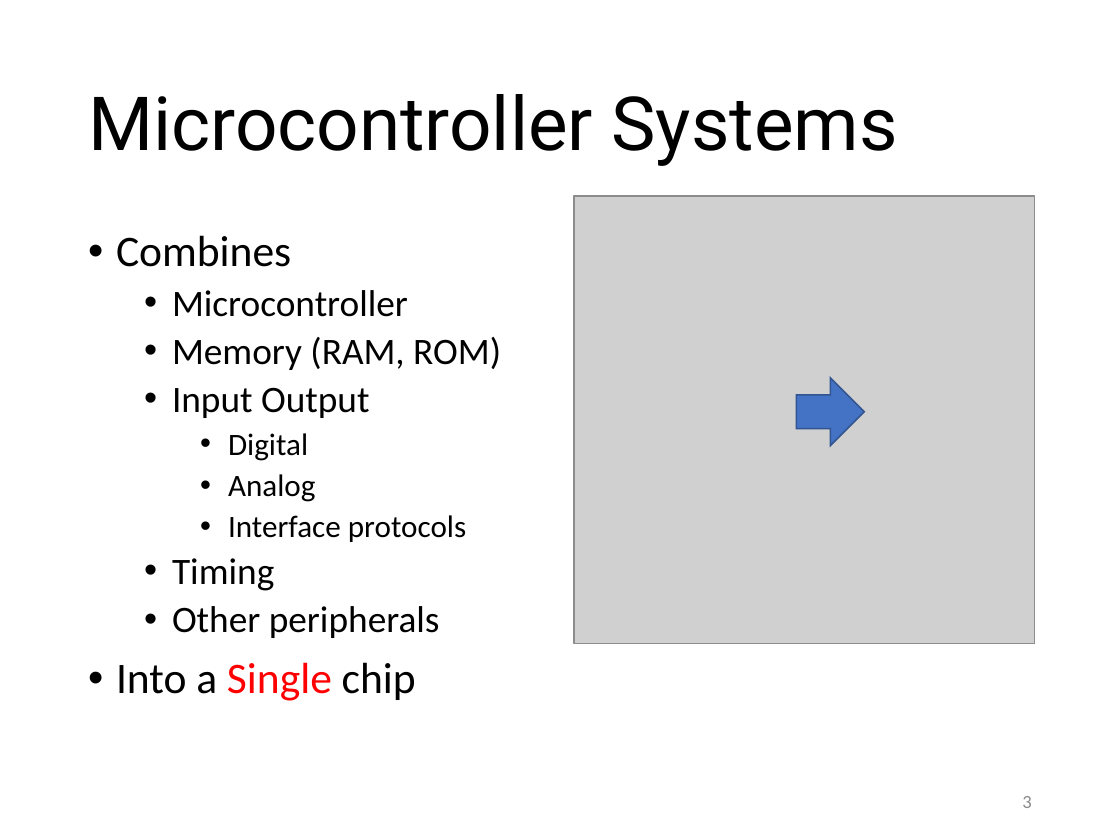
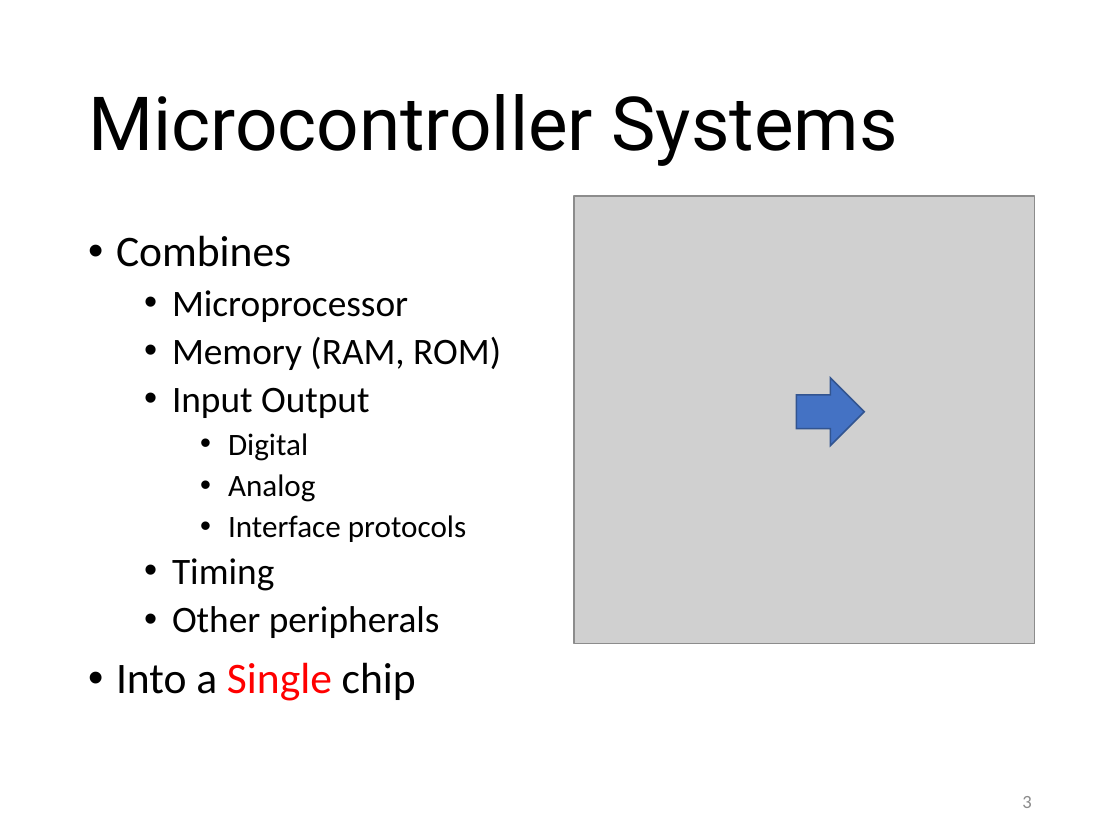
Before and after one commit to RDorville/digfab, a slide deck: slide 3 of presentations/ep1000_embedded1/ep1000_embedded1.pptx. Drawn at 1120x840 pixels with LibreOffice and Linux fonts; fonts in the diff are those of the drawing; grey boxes stand for pictures; background and template pictures are left out. Boxes give left, top, right and bottom in pixels: in the first picture for what was removed or moved away, otherwise in the second. Text is boxed around its words. In the diff, an @@ line names an element or a change of style, - is before the commit and + after.

```diff
--- a/presentations/ep1000_embedded1/ep1000_embedded1.pptx
+++ b/presentations/ep1000_embedded1/ep1000_embedded1.pptx
@@ text at (172, 290, 408, 322): text changed @@
-  • Microcontroller
+  • Microprocessor
```
Also in this commit, not shown: 4 other slides changed, 1 slide added, 1 other file.
